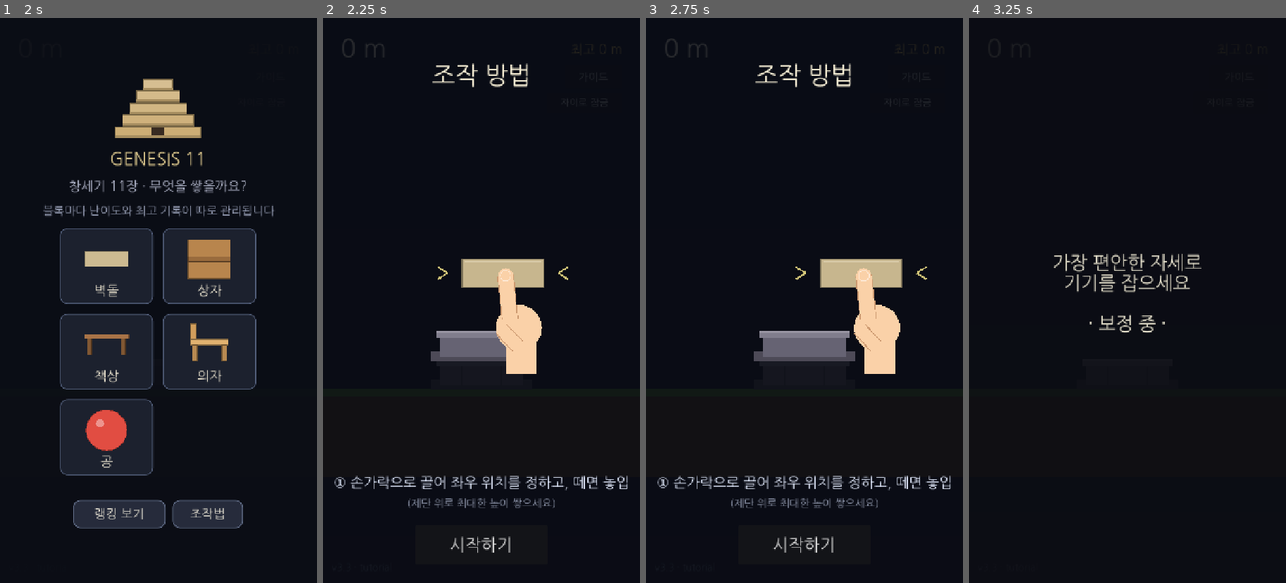
Above: before the commit, frames 1-4 (left to right).
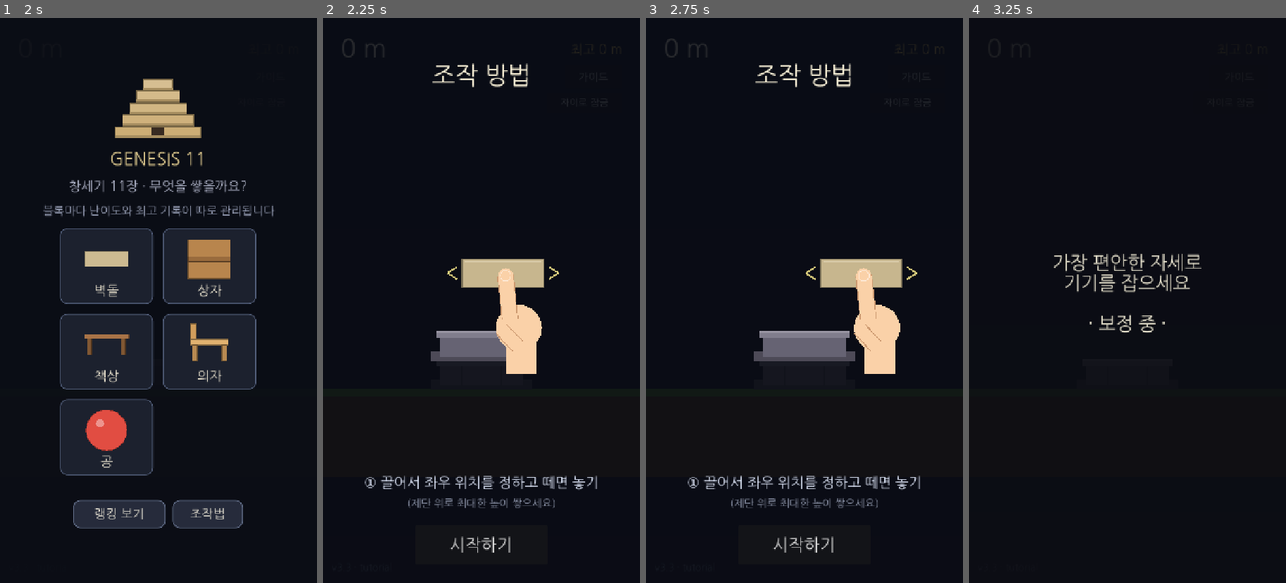
Above: after the commit, the same moments.

Repository: jungrok5/babel-tower
Game: Godot game, scene res://scenes/Main.tscn
Same seed, same stepped clock (60 frames per second), same inputs: the game is played once before the commit and once after it.
Inputs:
- Up to frame 1 (2 s): click "가이드" at 0.5 s; click "자이로 잠금" at 1.25 s
- Up to frame 2 (2.25 s): click "벽돌" at 2 s
- Up to frame 3 (2.75 s): no input
- Up to frame 4 (3.25 s): click "시작하기" at 2.75 s

Frame 1 is identical in both runs. In frame 2, 1.2% of the frame differs, in the area x 3-96%, y 44-84%; in frame 3, 1.2%; in frame 4, nothing differs.

Commit message:
polish(tutorial): fit captions, point drag arrows outward, tidy vars
- Shorten step captions so they no longer clip at the screen edge.
- Drag arrows now point outward (left/right) to read as "drag either way".
- Rename per-phase locals to unique names for clarity.

Co-Authored-By: Claude Opus 4.8 <noreply@anthropic.com>
Claude-Session: https://claude.ai/code/session_01Jx8xk1vyhwdsC6SaQay3dQ

Diff:
--- a/scripts/tutorial.gd
+++ b/scripts/tutorial.gd
@@ -55,41 +55,41 @@
 
 	if cyc < P1:
 		# ① 끌어서 좌우 위치
-		cap = "① 손가락으로 끌어 좌우 위치를 정하고, 떼면 놓입니다"
-		var ph := cyc / P1
-		var x := 360.0 + sin(ph * TAU) * 130.0
-		var bc := Vector2(x, ped.y - bs.y * 0.5 - 150.0)
+		cap = "① 끌어서 좌우 위치를 정하고 떼면 놓기"
+		var ph_d := cyc / P1
+		var x_d := 360.0 + sin(ph_d * TAU) * 130.0
+		var bc_d := Vector2(x_d, ped.y - bs.y * 0.5 - 150.0)
 		# 낙하 컬럼 힌트
-		draw_dashed_line(Vector2(x, bc.y + bs.y * 0.5), Vector2(x, ped.y - bs.y),
+		draw_dashed_line(Vector2(x_d, bc_d.y + bs.y * 0.5), Vector2(x_d, ped.y - bs.y),
 			Color(0.98, 0.92, 0.55, 0.4), 2.0, 12.0)
-		_draw_block(bc, 0.0, bs, Color(0.82, 0.75, 0.58, 0.95))
-		_draw_hand(bc + Vector2(6.0, 6.0), false, 0.0)
+		_draw_block(bc_d, 0.0, bs, Color(0.82, 0.75, 0.58, 0.95))
+		_draw_hand(bc_d + Vector2(6.0, 6.0), false, 0.0)
 		# 좌우 화살표
-		_draw_move_arrows(bc, bs)
+		_draw_move_arrows(bc_d, bs)
 	elif cyc < P2:
 		# ② 두 손가락 탭 = 회전
 		cap = "② 두 손가락으로 탭하면 블록이 90° 회전합니다"
-		var lp := cyc - P1                     # 0..3.2
+		var lp_r := cyc - P1                    # 0..3.2
 		var period := 1.05
-		var taps := int(lp / period)
-		var frac := fmod(lp, period) / period
+		var taps := int(lp_r / period)
+		var frac := fmod(lp_r, period) / period
 		# 탭 순간 살짝 튕기며 회전 보간
 		var rot := deg_to_rad(90.0 * taps)
 		if frac < 0.28:
 			rot -= deg_to_rad(90.0) * (1.0 - frac / 0.28)   # 직전 회전 이징
-		var bc := Vector2(360.0, ped.y - bs.y * 0.5 - 60.0)
-		_draw_block(bc, rot, bs, Color(0.82, 0.75, 0.58, 0.98))
+		var bc_r := Vector2(360.0, ped.y - bs.y * 0.5 - 60.0)
+		_draw_block(bc_r, rot, bs, Color(0.82, 0.75, 0.58, 0.98))
 		var press := 1.0 if frac < 0.2 else 0.0
-		_draw_hand(bc + Vector2(-8.0, 10.0), true, press)
+		_draw_hand(bc_r + Vector2(-8.0, 10.0), true, press)
 		if frac < 0.45:
 			var rp := frac / 0.45
-			_draw_ripple(bc + Vector2(-34.0, 22.0), rp)
-			_draw_ripple(bc + Vector2(40.0, 28.0), rp)
+			_draw_ripple(bc_r + Vector2(-34.0, 22.0), rp)
+			_draw_ripple(bc_r + Vector2(40.0, 28.0), rp)
 	else:
 		# ③ 기기를 수평으로 (흔들리면 무너짐)
-		cap = "③ 기기를 수평으로 유지! 흔들리면 탑이 무너집니다"
-		var lp := cyc - P2
-		var wob := sin(lp * 7.0) * 0.05 * clampf((lp - 0.3) * 1.5, 0.0, 1.0)
+		cap = "③ 기기를 수평으로! 흔들리면 무너집니다"
+		var lp_s := cyc - P2
+		var wob := sin(lp_s * 7.0) * 0.05 * clampf((lp_s - 0.3) * 1.5, 0.0, 1.0)
 		_draw_mini_tower(ped, bs, wob)
 		# 기울기 경고 아이콘(수평계 느낌)
 		_draw_level_hint(Vector2(360.0, 430.0), wob)
@@ -166,8 +166,8 @@
 	var col := Color(0.98, 0.92, 0.55, 0.8)
 	var lx := bc.x - bs.x * 0.5 - 34.0
 	var rx := bc.x + bs.x * 0.5 + 34.0
-	_arrow(Vector2(lx, bc.y), -1.0, col)
-	_arrow(Vector2(rx, bc.y), 1.0, col)
+	_arrow(Vector2(lx, bc.y), 1.0, col)     # 왼쪽 화살표는 바깥(왼쪽)을 가리킴
+	_arrow(Vector2(rx, bc.y), -1.0, col)
 
 
 func _arrow(tip: Vector2, dir: float, col: Color) -> void:
